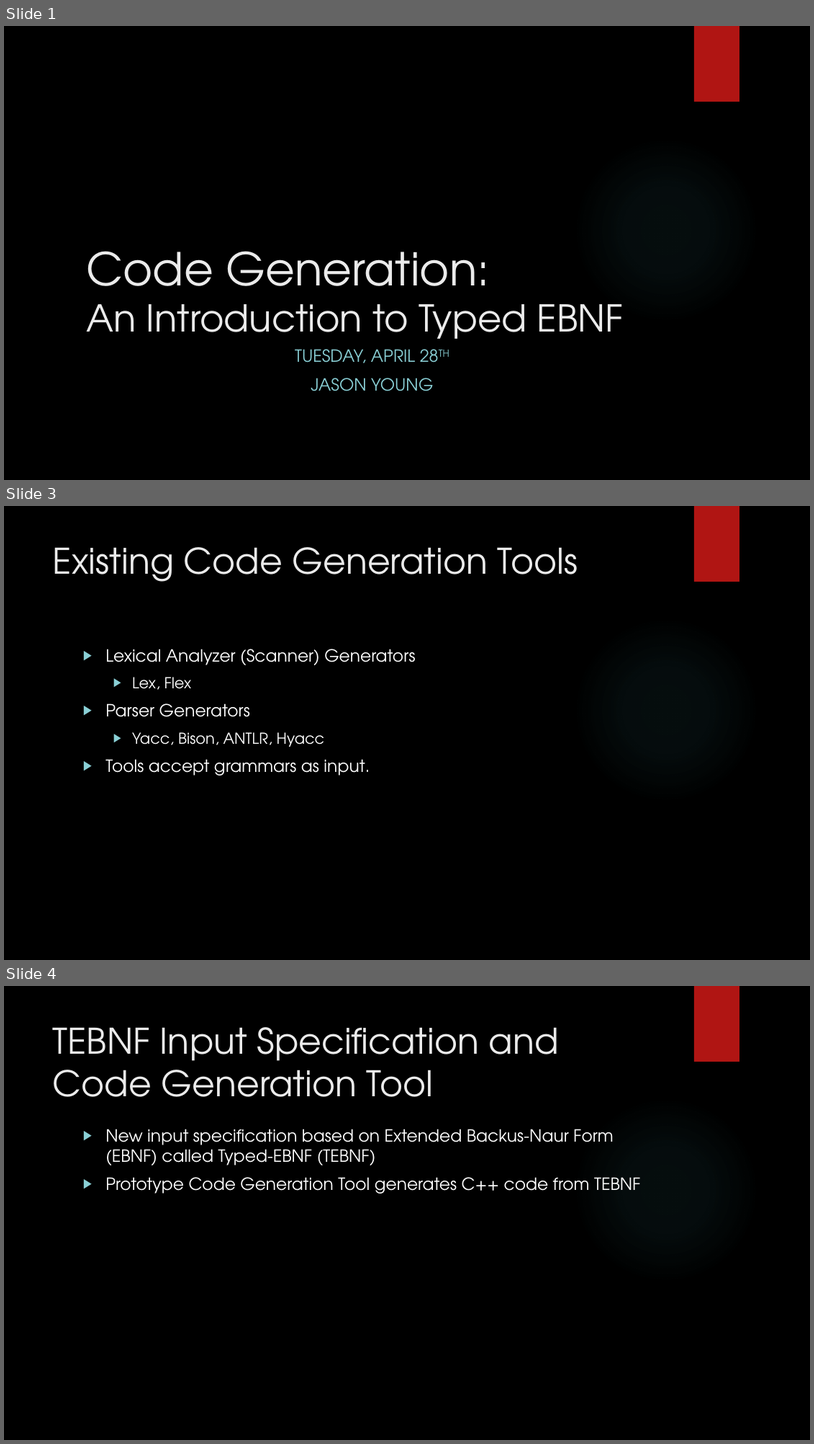
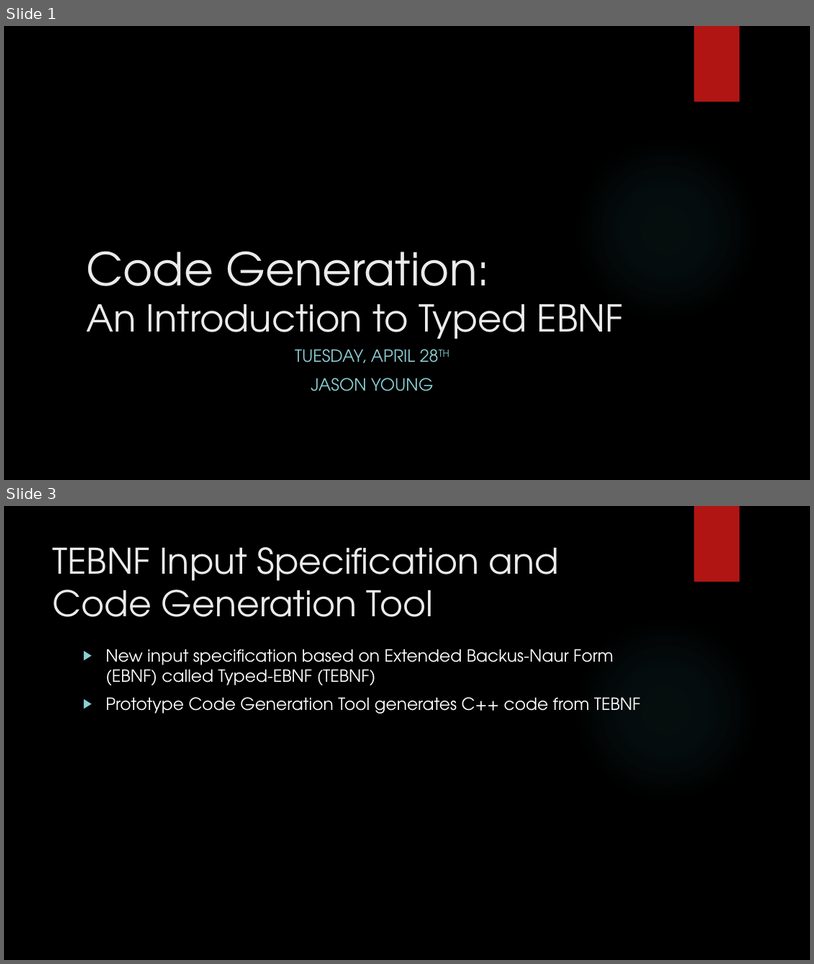
Before and after one commit to JasonGYoung/ProjectReport, a slide deck: DefensePresentation.pptx. Shown one above the other, each under a label of ours: slides 1, 3 and 4 before the commit, slides 1 and 3 after it; the slides between them are not shown. The pictures are 814x1444 and 814x964 pixels, drawn with LibreOffice and Linux fonts; fonts in the diff are those of the drawing; background and template pictures are left out. Boxes give left, top, right and bottom in pixels: in the first picture for what was removed or moved away, otherwise in the second. Text is boxed around its words. In the diff, an @@ line names an element or a change of style, - is before the commit and + after.

```diff
--- a/DefensePresentation.pptx
+++ b/DefensePresentation.pptx
@@ slide 3 removed at (4,506,810,960), background picture (left out); not listed: 2 template elements that a slide beside it also shows @@
@@ title removed at (53,547,578,582) @@
-Existing Code Generation Tools
@@ text removed at (106,649,415,775) @@
-▶ Lexical Analyzer (Scanner) Generators
-  ▶ Lex, Flex
-▶ Parser Generators
-  ▶ Yacc, Bison, ANTLR, Hyacc
-▶ Tools accept grammars as input.
@@ what was slide 4 is now slide 3 @@
```
Also in this commit, not shown: 4 slides changed, 4 slides added.
